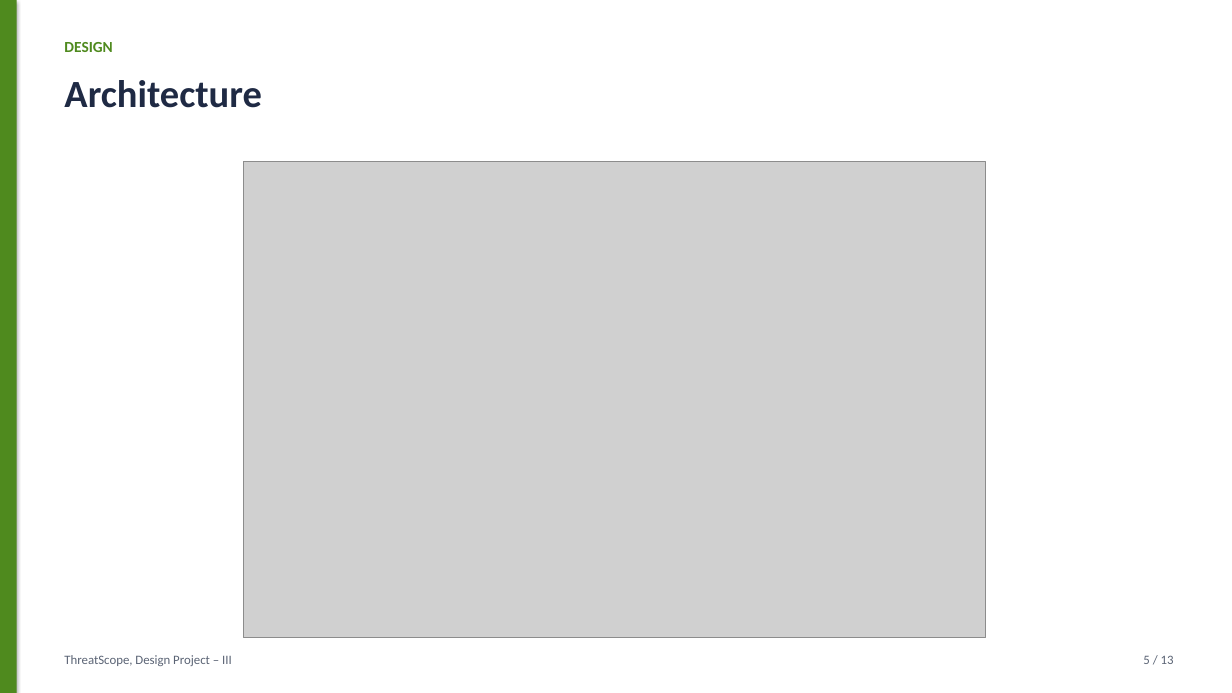
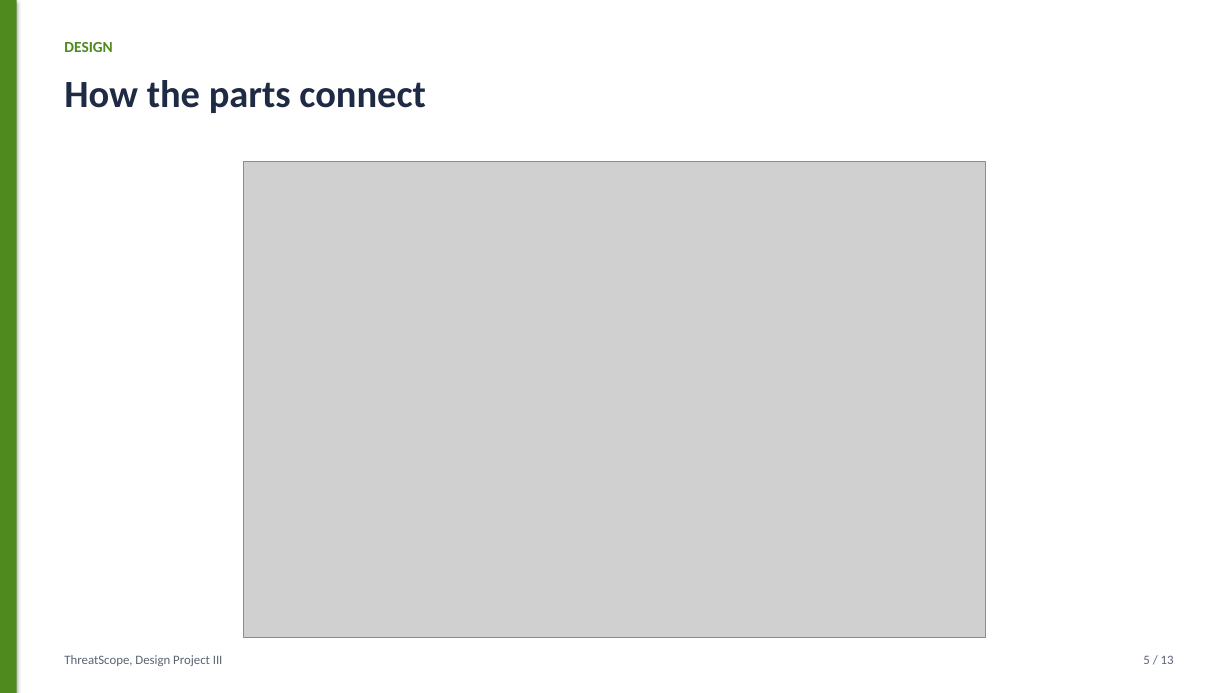
Before and after one commit to harshacreate/ThreatScope, a slide deck: slide 5 of report/ThreatScope_Presentation.pptx. Drawn at 1232x693 pixels with LibreOffice and Linux fonts; fonts in the diff are those of the drawing; grey boxes stand for pictures. Boxes give left, top, right and bottom in pixels: in the first picture for what was removed or moved away, otherwise in the second. Text is boxed around its words. In the diff, an @@ line names an element or a change of style, - is before the commit and + after.

```diff
--- a/report/ThreatScope_Presentation.pptx
+++ b/report/ThreatScope_Presentation.pptx
@@ text at box(64, 80, 426, 113): text changed @@
-Architecture
+How the parts connect
@@ text at box(64, 655, 223, 666): text changed @@
-ThreatScope, Design Project – III
+ThreatScope, Design Project III
```
Also in this commit, not shown: 12 other slides changed, 17 other files.
